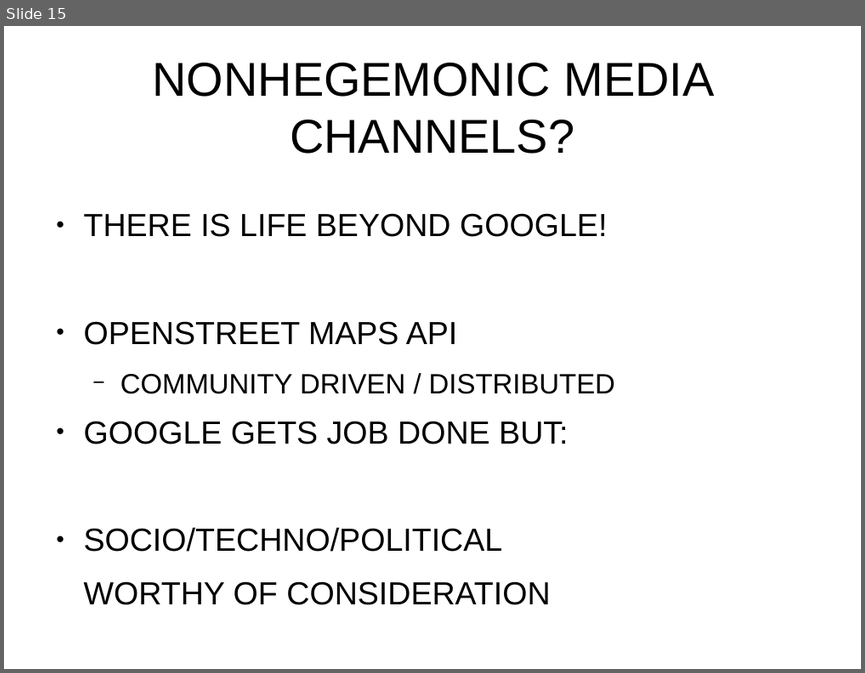
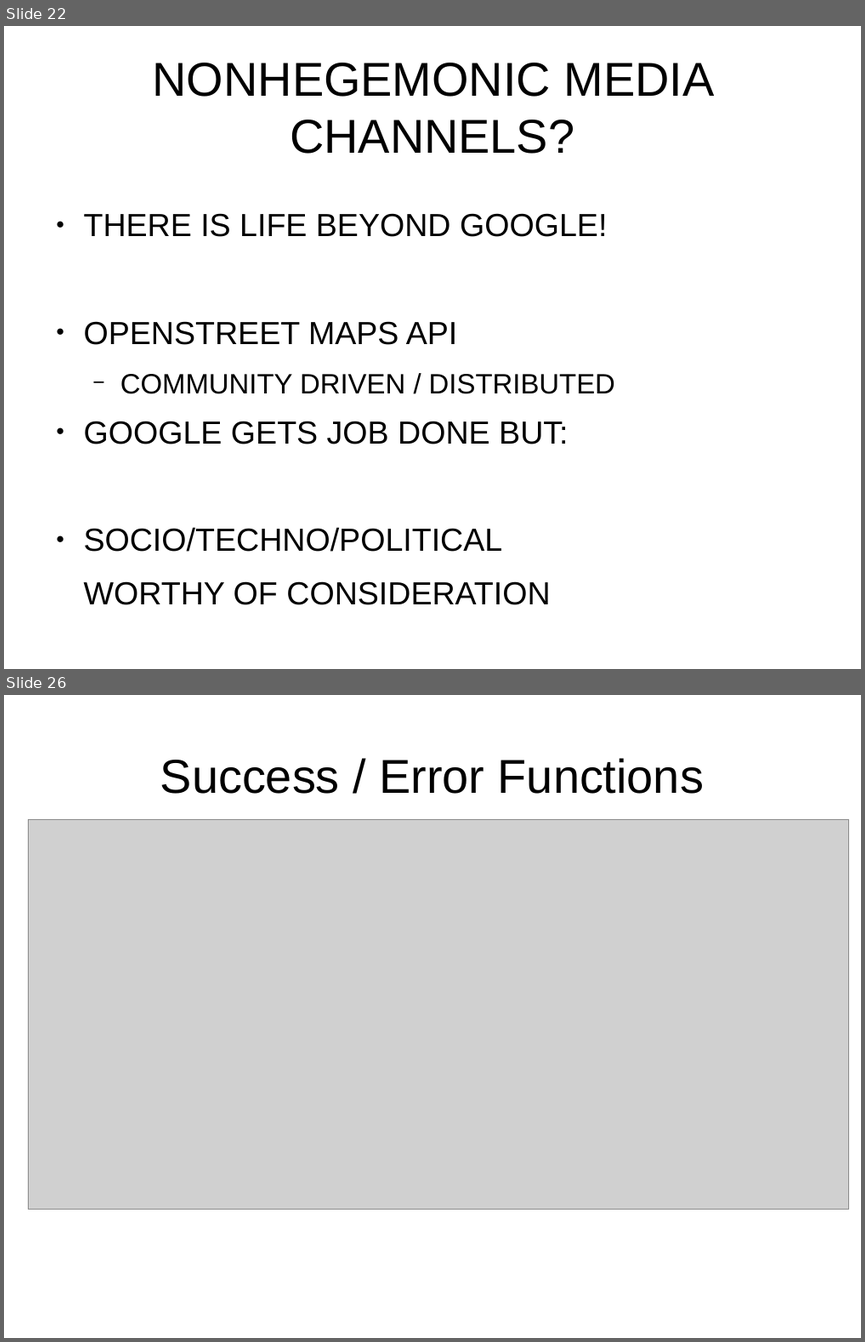
Before and after one commit to fpbu/mobappdev, a slide deck: phonegapbuild_workshop/phonegap_build_slides.odp. Shown one above the other, each under a label of ours: slide 15 before the commit, slides 22 and 26 after it; the slides between them are not shown. The pictures are 865x673 and 865x1342 pixels, drawn with LibreOffice and Linux fonts; fonts in the diff are those of the drawing; grey boxes stand for pictures. Boxes give left, top, right and bottom in pixels: in the first picture for what was removed or moved away, otherwise in the second. Text is boxed around its words. In the diff, an @@ line names an element or a change of style, - is before the commit and + after.

```diff
--- a/phonegapbuild_workshop/phonegap_build_slides.odp
+++ b/phonegapbuild_workshop/phonegap_build_slides.odp
@@ slide 26 added at [4,695,861,1338], background #FFFFFF @@
@@ title added at [160,758,704,794], 44 pt, text #000000 @@
+Success / Error Functions
@@ picture added at [28,819,849,1210] @@
@@ what was slide 15 is now slide 22 @@
```
Also in this commit, not shown: 2 slides changed, 20 other slides added, 4 slides removed, 1 other file.
